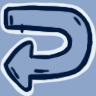
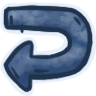
The second 96×96 image is a revision of the first. Changes to its layers:
painted on "lines" over (0, 1, 96, 96)
removed layer "white" over (0, 1, 96, 96)
removed layer "Layer 4" over (0, 0, 96, 96)
